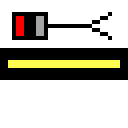
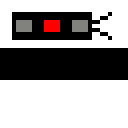
Two versions of the same layered image (128×128). Layer-by-layer changes:
hid group "Shunting Signal" (4 layers) over [8, 12, 120, 68]
showed group "Main Signal A" (4 layers) over [8, 12, 120, 68]
showed "Normal" (14th of 28, in "Main Signal A") over [8, 60, 120, 68]
added layer "Yellow2Off copy 7" in group "Main Signal A" over [16, 12, 92, 40]
